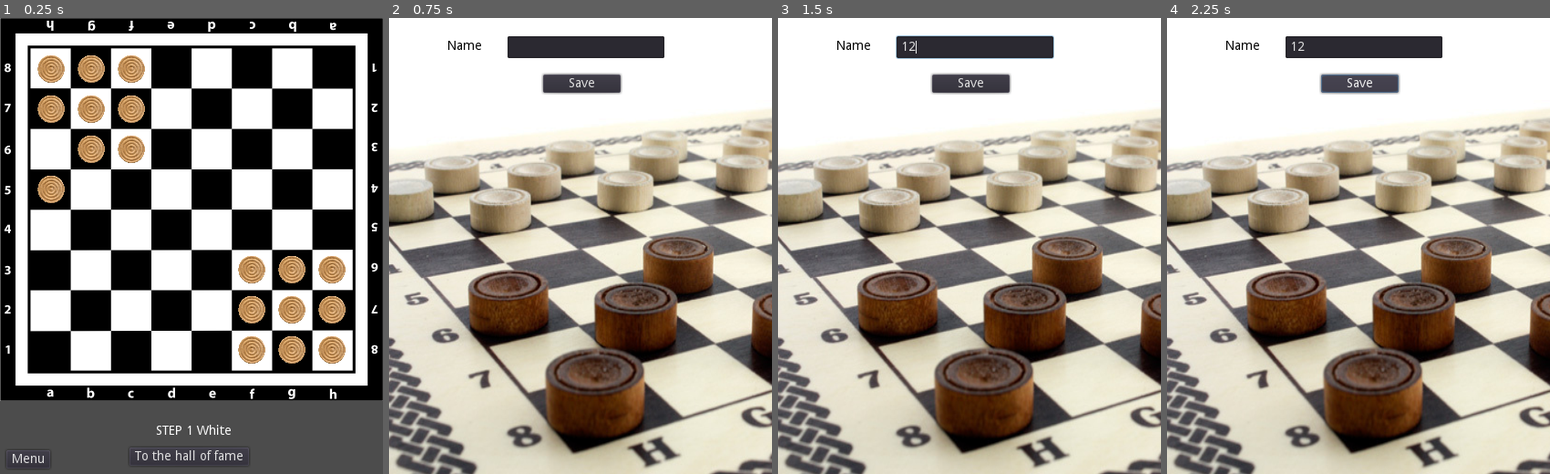
Above: before the commit, frames 1-4 (left to right).
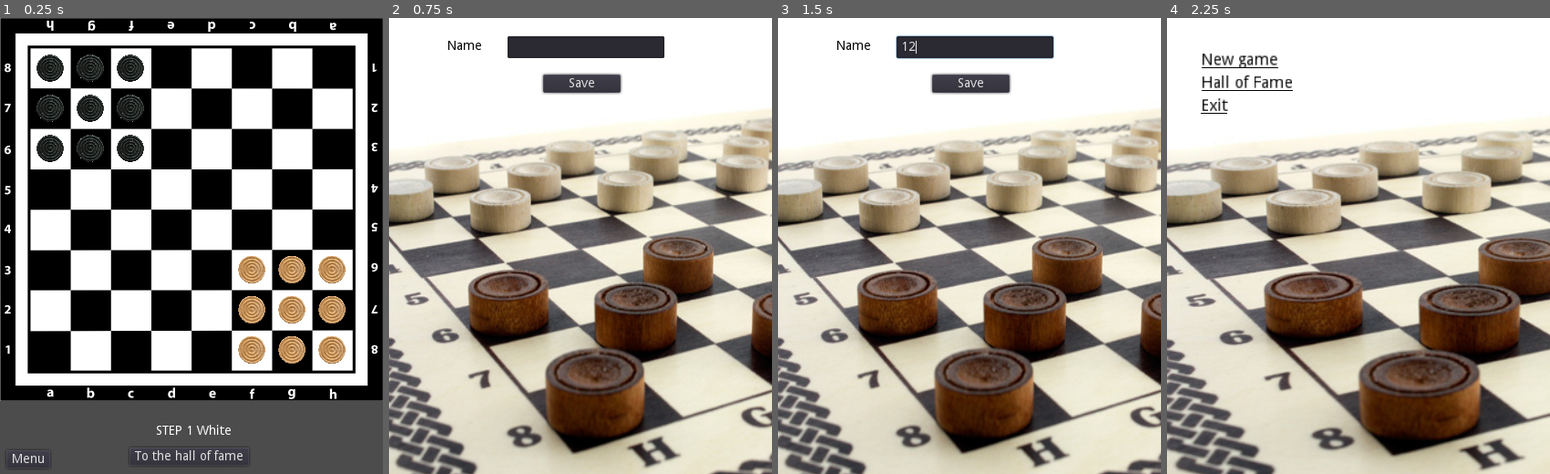
Above: after the commit, the same moments.

Repository: kak-6bl-He-Tak/corners
Game: Godot game, scene res://game.tscn
The game is run twice, just before and just after one commit, with the same random seed, the same clock (stepped at 60 frames per second) and the same inputs. This scene is started directly instead of the project's main scene.
Inputs (mouse positions are in pixels of both pictures, inside the frame that each line leads up to):
- Up to frame 1 (0.25 s): no input
- Up to frame 2 (0.75 s): click "To the hall of fame" at 0.5 s
- Up to frame 3 (1.5 s): click (973, 45) at 1.27 s; type "12" at 1.35 s
- Up to frame 4 (2.25 s): click "Save" at 2 s

The runs differ from the first frame. In frame 1, 3.5% of the frame differs, in the area x 9-38%, y 8-41%; in frame 2, nothing differs; in frame 3, nothing differs; in frame 4, 51%, in the area x 0-100%, y 4-100%.

Commit message:
Normal. Hall of fame

Diff:
--- a/Global.gd
+++ b/Global.gd
@@ -1,5 +1,4 @@
 extends Node
 
-var records
 var steps
 var path = "user://records.dat"
--- a/game.gd
+++ b/game.gd
@@ -71,10 +71,10 @@
 
 func new_game() : # начальные данные игры
 	board = [
-		[2,2,2,0,0,0,0,0],
-		[2,2,2,0,0,0,0,0],
-		[0,2,2,0,0,0,0,0],
-		[2,0,0,0,0,0,0,0],
+		[1,1,1,0,0,0,0,0],
+		[1,1,1,0,0,0,0,0],
+		[1,1,1,0,0,0,0,0],
+		[0,0,0,0,0,0,0,0],
 		[0,0,0,0,0,0,0,0],
 		[0,0,0,0,0,2,2,2],
 		[0,0,0,0,0,2,2,2],
--- a/hall_of_fame.gd
+++ b/hall_of_fame.gd
@@ -1,16 +1,24 @@
 extends Node2D
 
-# Declare member variables here. Examples:
-# var a = 2
-# var b = "text"
+var file = File.new()
 
-# Called when the node enters the scene tree for the first time.
 func _ready():
+	var a
+	file.open(Global.path, File.READ)
+	a = file.get_csv_line()
+	file.close()
+
+	var text
+	var i = a.size()
+	var j = 1
+	if i > 10 :
+		i = 10
+	text = str(a[0])
+	while j < i :
+		text += ('\n' + a[j])
+		j += 1
+	$Label.text = text
 	pass # Replace with function body.
-
-# Called every frame. 'delta' is the elapsed time since the previous frame.
-#func _process(delta):
-#	pass
 
 
 func _on_Button_button_down():
--- a/save.gd
+++ b/save.gd
@@ -1,7 +1,6 @@
 extends Node2D
 
 var file = File.new()
-
 
 func _on_Button_button_down():
 	var a
@@ -9,18 +8,17 @@
 	a = file.get_csv_line()
 	file.close()
 	a.resize(a.size() + 1)
-	a[a.size() - 1] =  $LineEdit.text + ' - ' + str(1)
+	a[a.size() - 1] =  $LineEdit.text + ' - ' +  str(Global.steps)
 
-	for o in a :
-		print(a[0], o)
+	var i = a.size() - 1
+	var save
+	while i > 1 && int(a[i]) > int(a[i - 1]) :
+		save = a[i]
+		a[i] = a[i - 1]
+		a[i - 1] = save
+		i -= 1
 	file.open(Global.path, File.WRITE)
 	file.store_csv_line(a)
 	file.close()
-
-
-	file.open(Global.path, File.READ)
-	a = file.get_csv_line()
-	file.close()
-
-
+	get_tree().change_scene("res://menu.tscn")
 	pass # Replace with function body.
